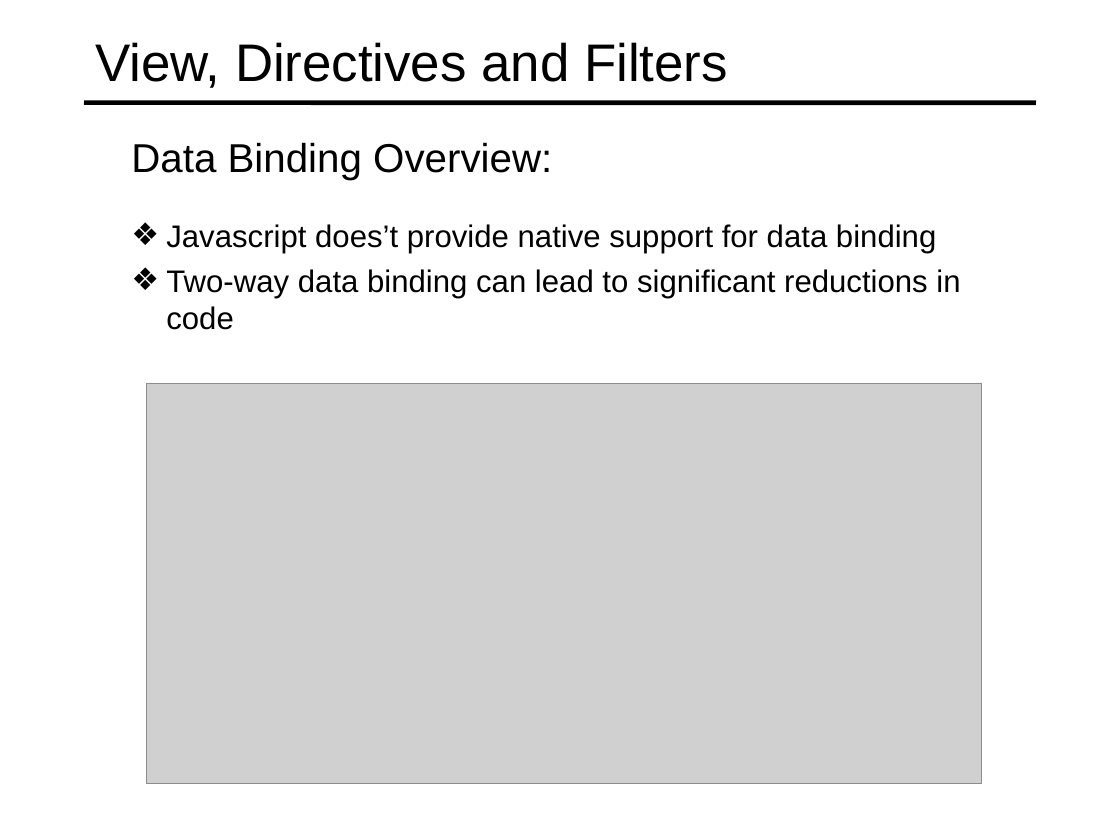
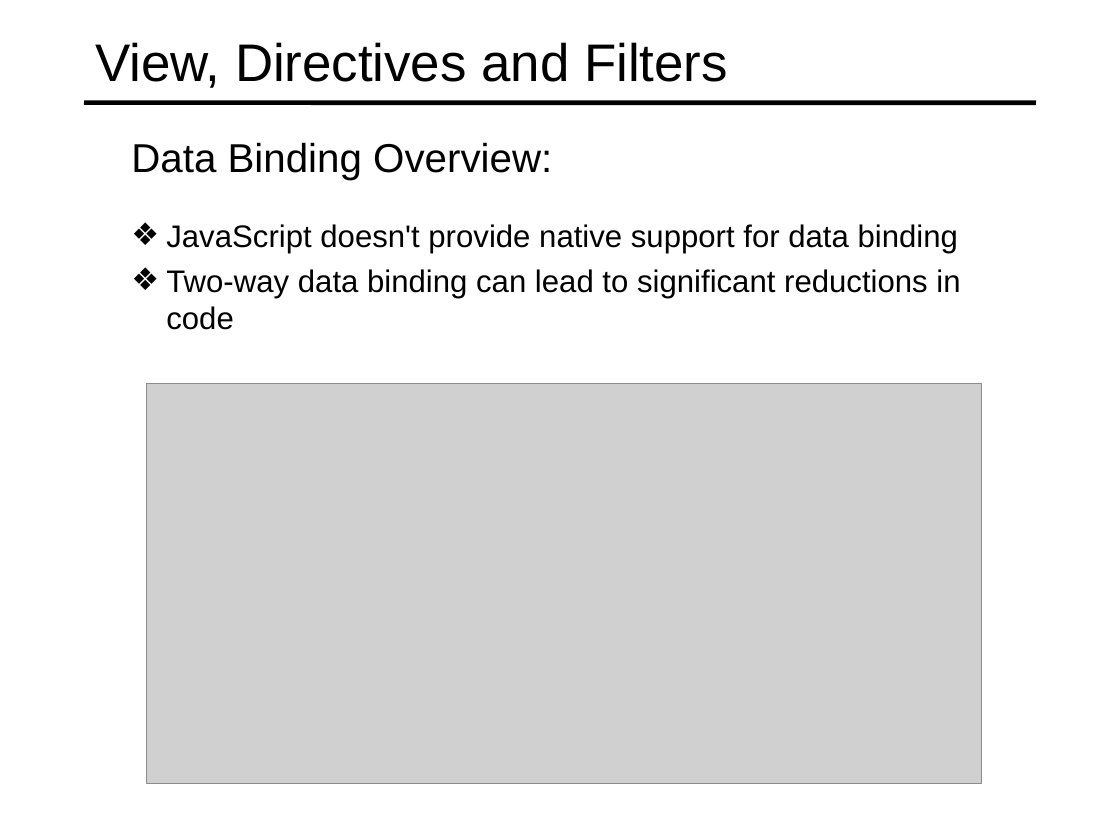
Before and after one commit to specter01wj/Jago_Link_Training, a slide deck: slide 3 of Angular/AngularJS/AngularJS JumpStart/2_Views, Directives and Filters/L2_View, Directives and Filters.ppt. Drawn at 1120x840 pixels with LibreOffice and Linux fonts; fonts in the diff are those of the drawing; grey boxes stand for pictures. Boxes give left, top, right and bottom in pixels: in the first picture for what was removed or moved away, otherwise in the second. Text is boxed around its words. In the diff, an @@ line names an element or a change of style, - is before the commit and + after.

```diff
--- a/Angular/AngularJS/AngularJS JumpStart/2_Views, Directives and Filters/L2_View, Directives and Filters.ppt
+++ b/Angular/AngularJS/AngularJS JumpStart/2_Views, Directives and Filters/L2_View, Directives and Filters.ppt
@@ text at box(166, 224, 958, 253): text changed @@
-  ❖ Javascript does’t provide native support for data binding
+  ❖ JavaScript doesn't provide native support for data binding
```
Also in this commit, not shown: 2 other slides changed, 3 other files.
